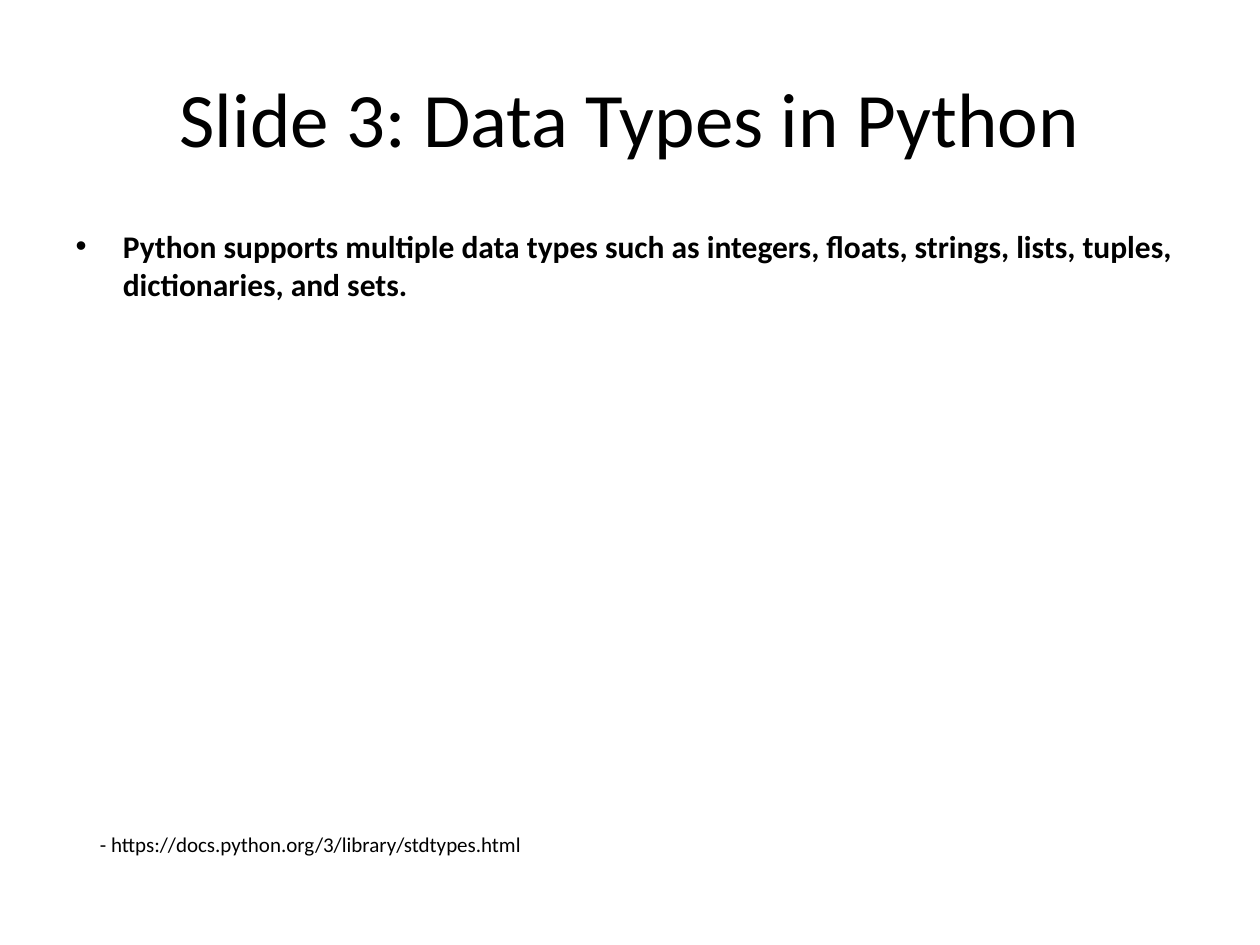
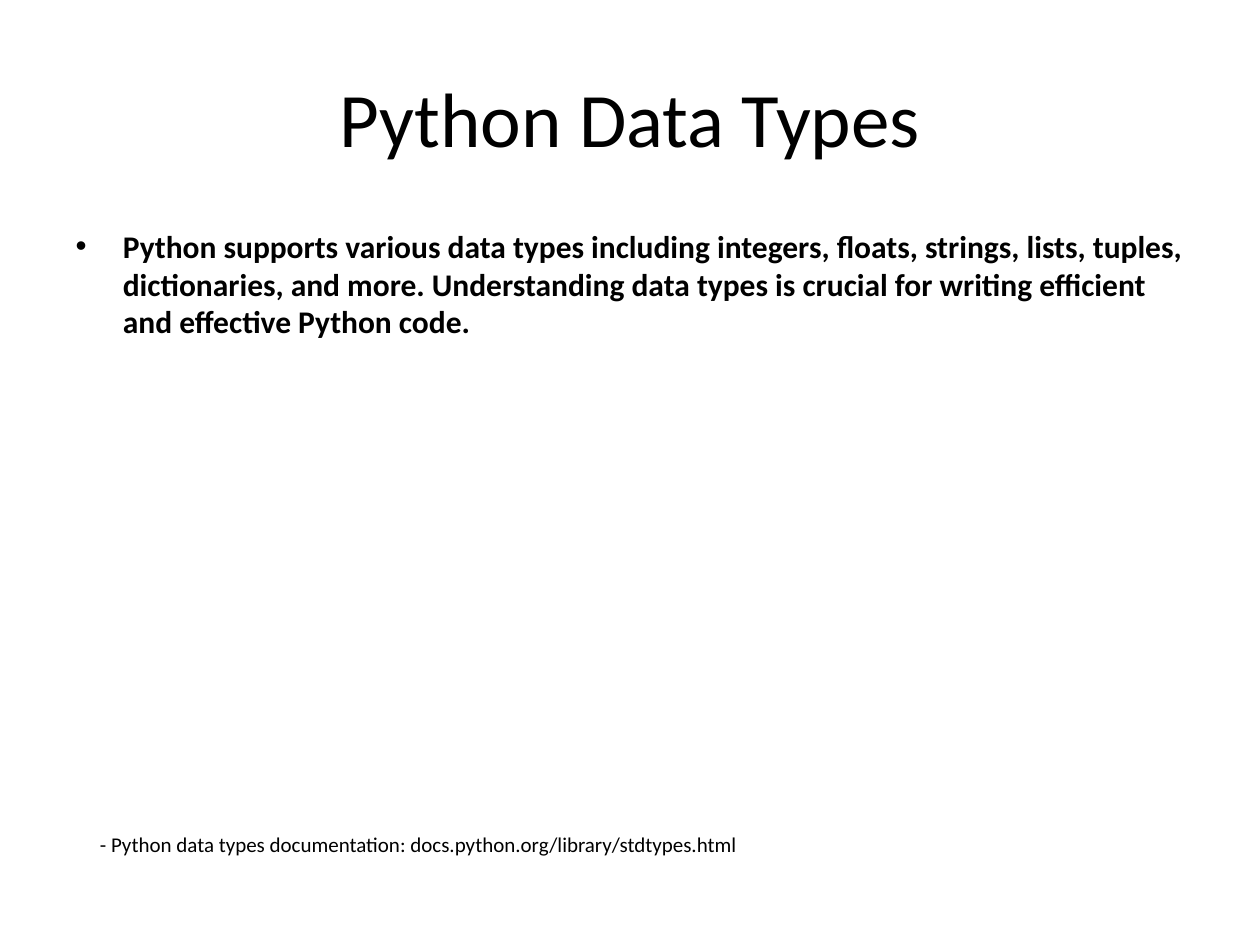
Before and after one commit to infrasvc-magang/test, a slide deck: slide 4 of backend/project/PPTX/Python_presentation.pptx. Drawn at 1260x945 pixels with LibreOffice and Linux fonts; fonts in the diff are those of the drawing. Boxes give left, top, right and bottom in pixels: in the first picture for what was removed or moved away, otherwise in the second. Text is boxed around its words. In the diff, an @@ line names an element or a change of style, - is before the commit and + after.

```diff
--- a/backend/project/PPTX/Python_presentation.pptx
+++ b/backend/project/PPTX/Python_presentation.pptx
@@ title at <box>339,93,920,160</box>: text changed @@
-Slide 3: Data Types in Python
+Python Data Types
@@ text at <box>123,236,1182,338</box>: text changed @@
-• Python supports multiple data types such as integers, floats, strings, lists, tuples, dictionaries, and sets.
+• Python supports various data types including integers, floats, strings, lists, tuples, dictionaries, and more. Understanding data types is crucial for writing efficient and effective Python code.
@@ text at <box>111,837,736,856</box>: text changed @@
-- https://docs.python.org/3/library/stdtypes.html
+- Python data types documentation: docs.python.org/library/stdtypes.html
```
Also in this commit, not shown: 6 other slides changed, 3 slides added, 3 slides removed, 5 other files.
